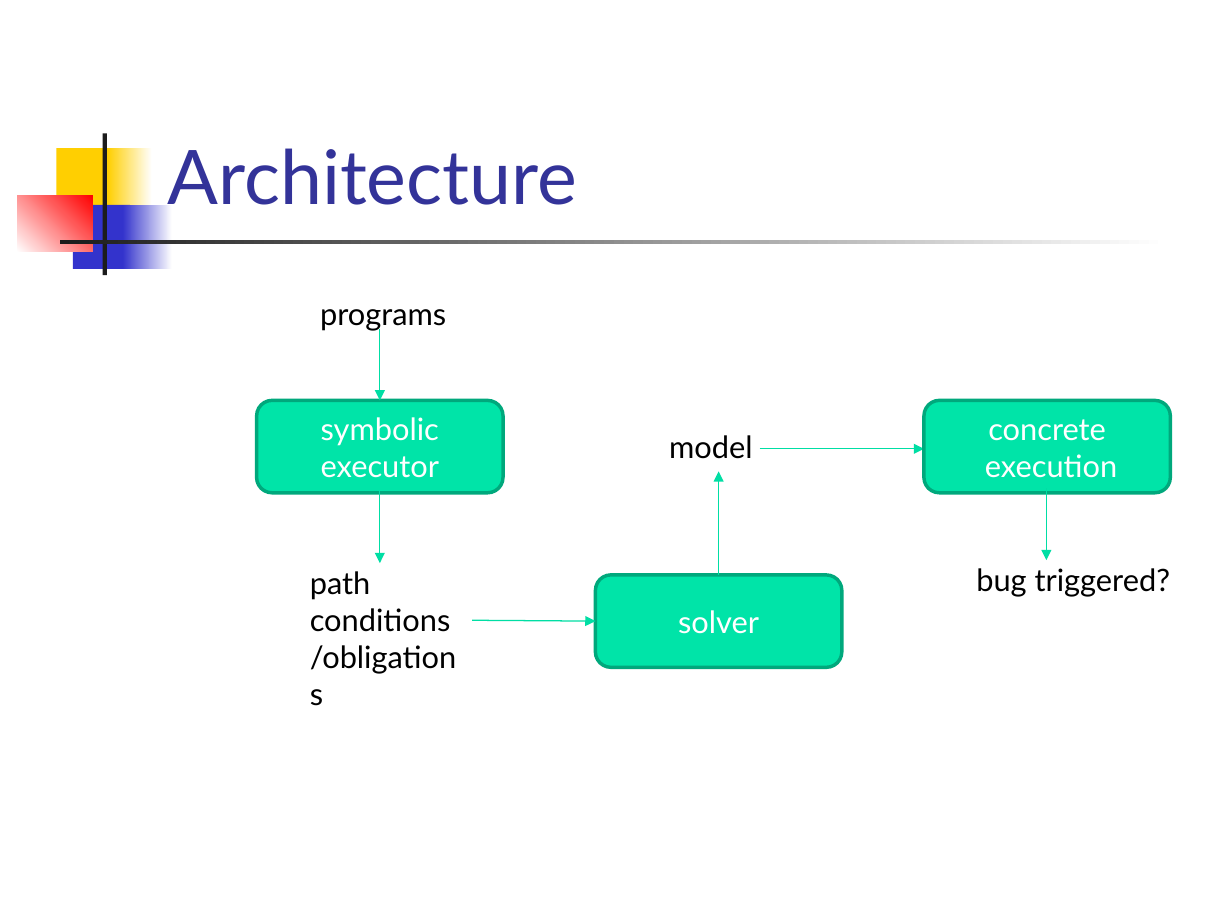
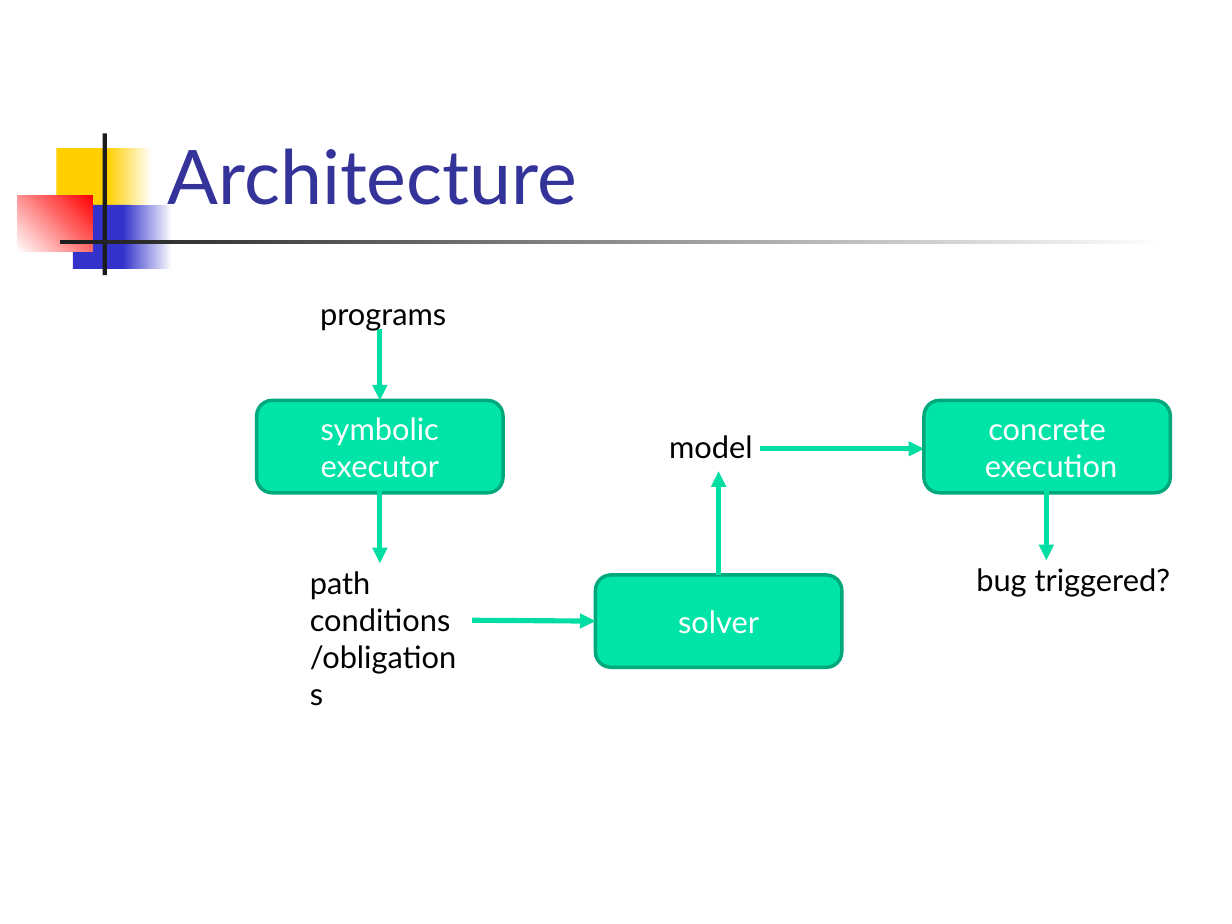
Before and after one commit to csslab-ustc/csslab-ustc.github.io, a slide deck: slide 16 of courses/theory/slides/lec17-symexec.pptx. Drawn at 1232x924 pixels with LibreOffice and Linux fonts; fonts in the diff are those of the drawing. Boxes give left, top, right and bottom in pixels: in the first picture for what was removed or moved away, otherwise in the second. Text is boxed around its words. In the diff, an @@ line names an element or a change of style, - is before the commit and + after.

```diff
--- a/courses/theory/slides/lec17-symexec.pptx
+++ b/courses/theory/slides/lec17-symexec.pptx
@@ arrow (379, 329) - (379, 400): stroke #00DFA4 0.75 pt to #00DFA4 3 pt @@
@@ arrow (760, 448) - (924, 448): stroke #00DFA4 0.75 pt to #00DFA4 3 pt @@
@@ arrow (718, 575) - (718, 472): stroke #00DFA4 0.75 pt to #00DFA4 3 pt @@
@@ arrow (379, 492) - (379, 563): stroke #00DFA4 0.75 pt to #00DFA4 3 pt @@
@@ arrow (1046, 488) - (1046, 561): stroke #00DFA4 0.75 pt to #00DFA4 3 pt @@
@@ arrow (472, 620) - (595, 621): stroke #00DFA4 0.75 pt to #00DFA4 3 pt @@
```
Also in this commit, not shown: 12 other slides changed, 14 slides added.
